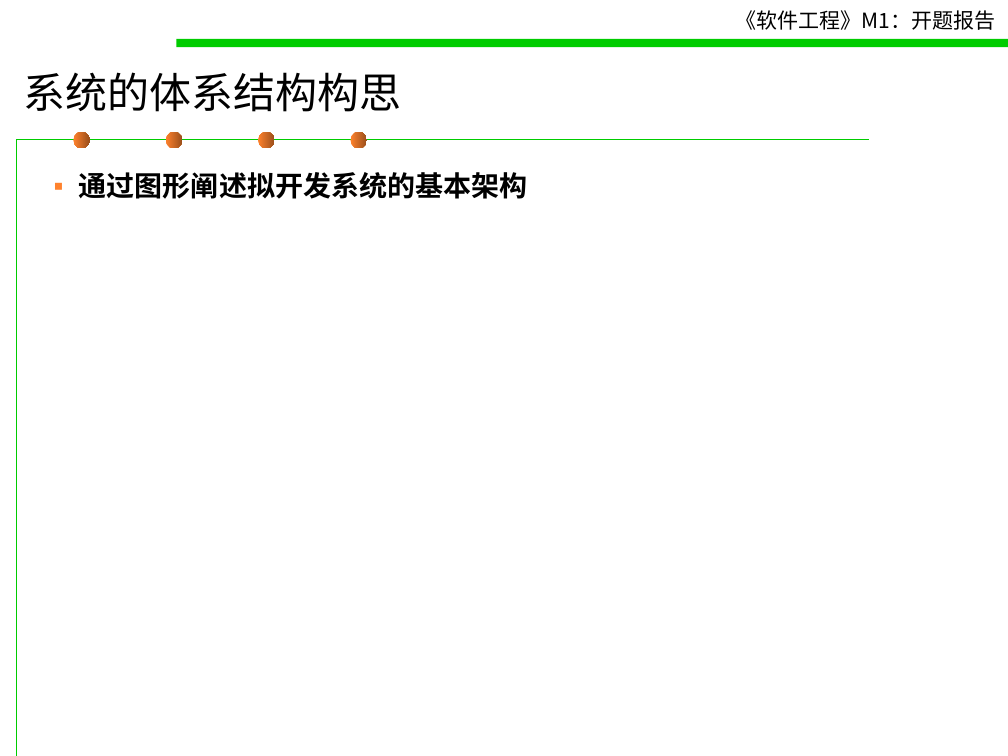
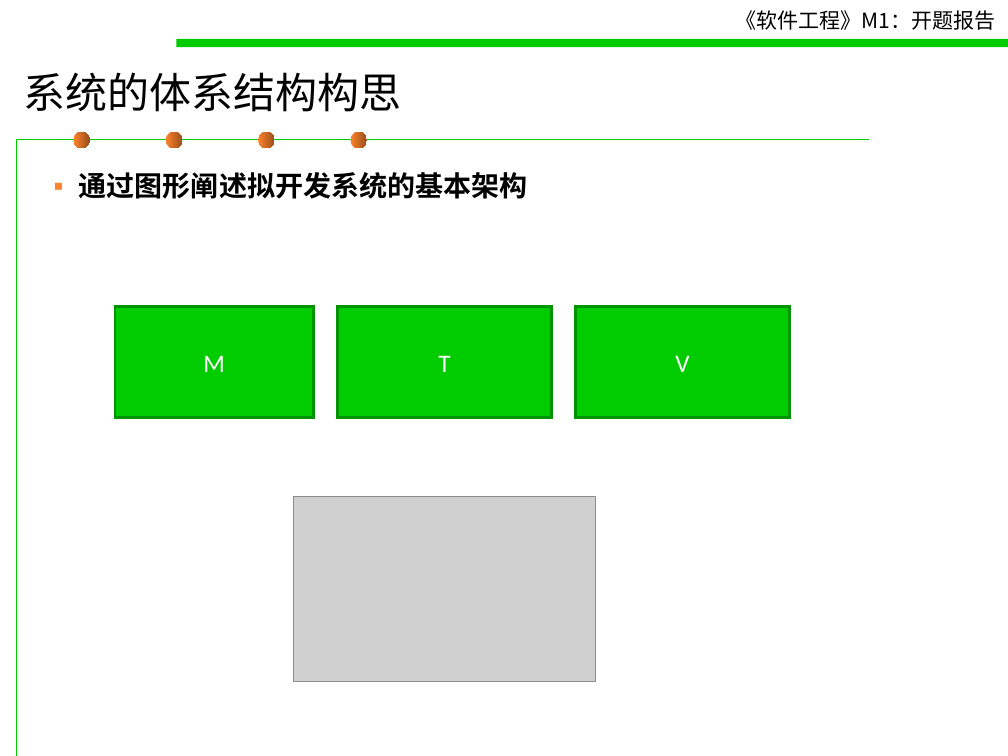
Before and after one commit to October-66/Traveler-Pal, a slide deck: slide 6 of doc/M1 - 开题报告.ppt. Drawn at 1008x756 pixels with LibreOffice and Linux fonts; fonts in the diff are those of the drawing; grey boxes stand for pictures. Boxes give left, top, right and bottom in pixels: in the first picture for what was removed or moved away, otherwise in the second. Text is boxed around its words. In the diff, an @@ line names an element or a change of style, - is before the commit and + after.

```diff
--- a/doc/M1 - 开题报告.ppt
+++ b/doc/M1 - 开题报告.ppt
@@ rectangle added at (115, 306, 313, 417), fill #00CC00, outline #009500 2.01 pt, 18 pt, text #FFFFFF @@
+M
@@ rectangle added at (338, 306, 552, 417), fill #00CC00, outline #009500 2.01 pt, 18 pt, text #FFFFFF @@
+T
@@ rectangle added at (576, 306, 790, 417), fill #00CC00, outline #009500 2.01 pt, 18 pt, text #FFFFFF @@
+V
@@ picture added at (293, 497, 595, 681) @@
```
Also in this commit, not shown: 7 other slides changed, 1 slide added, 1 slide removed.
